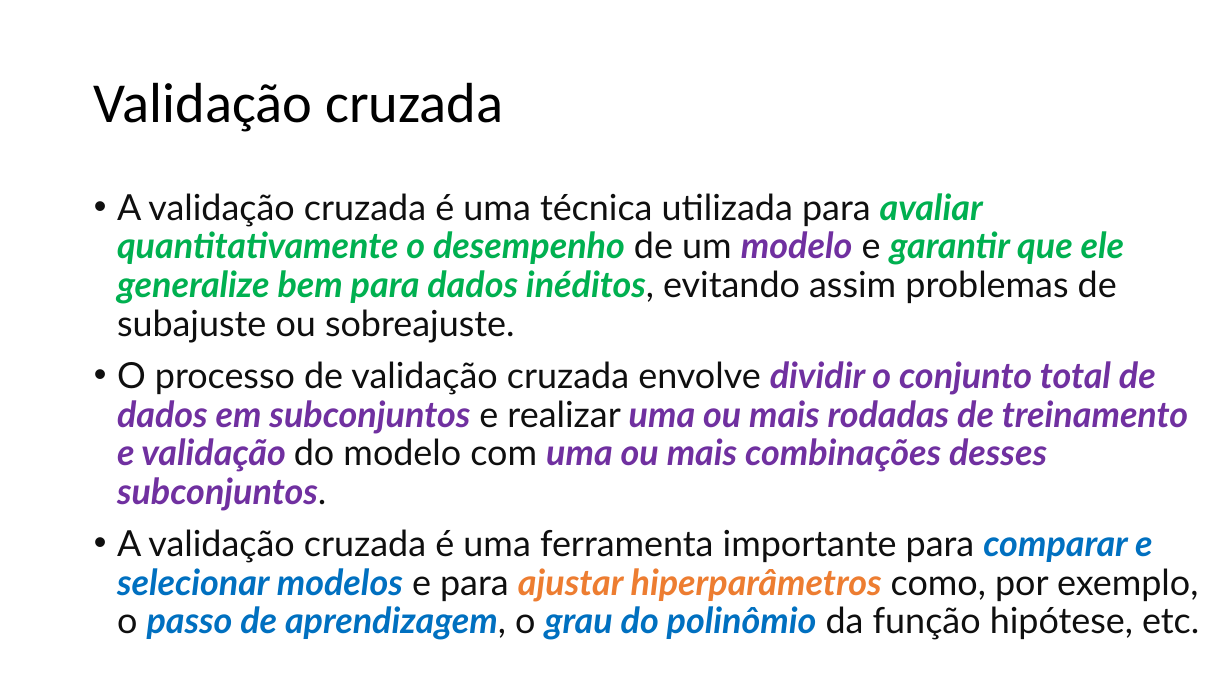
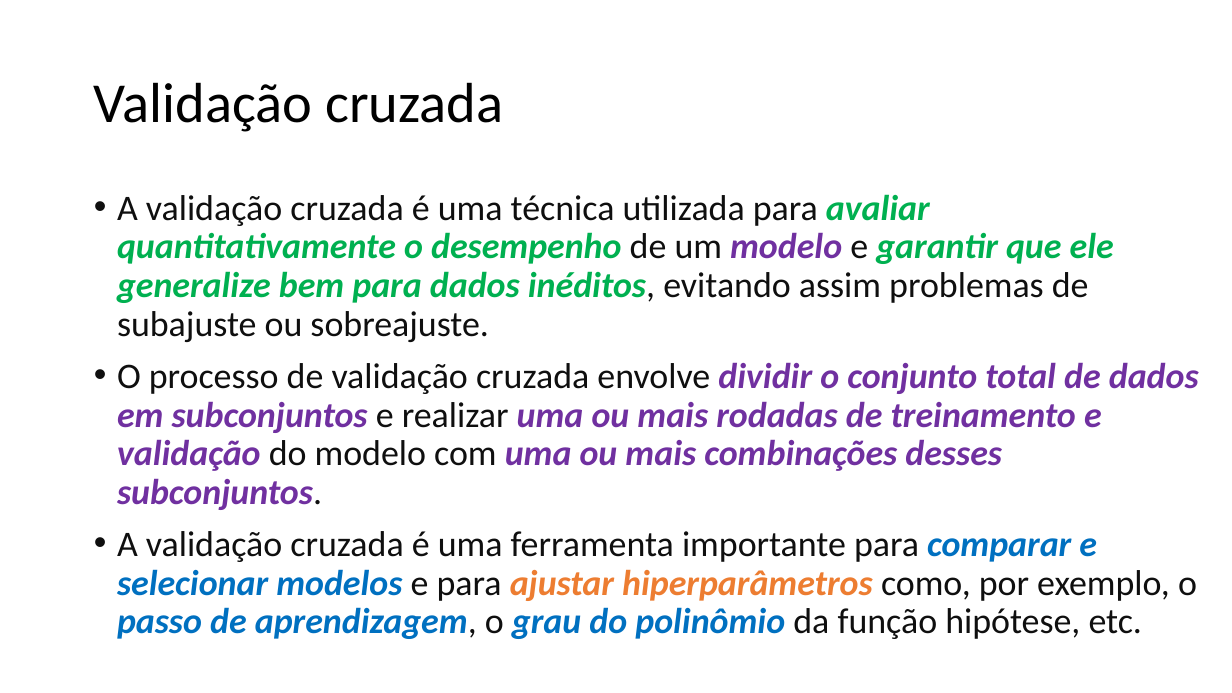
Before and after one commit to zz4fap/t319_aprendizado_de_maquina, a slide deck: slide 3 of slides/T319_Regressão_Linear (Parte V).pptx. Drawn at 1232x693 pixels with LibreOffice and Linux fonts; fonts in the diff are those of the drawing. Boxes give left, top, right and bottom in pixels: in the first picture for what was removed or moved away, otherwise in the second. Text is boxed around its words. In the diff, an @@ line names an element or a change of style, - is before the commit and + after.

```diff
--- a/slides/T319_Regressão_Linear (Parte V).pptx
+++ b/slides/T319_Regressão_Linear (Parte V).pptx
@@ text "A validação cruzada é uma ..." at (117,194,1199,639): font Lato to Calibri @@
```
Also in this commit, not shown: 5 other slides changed, 1 slide added.
